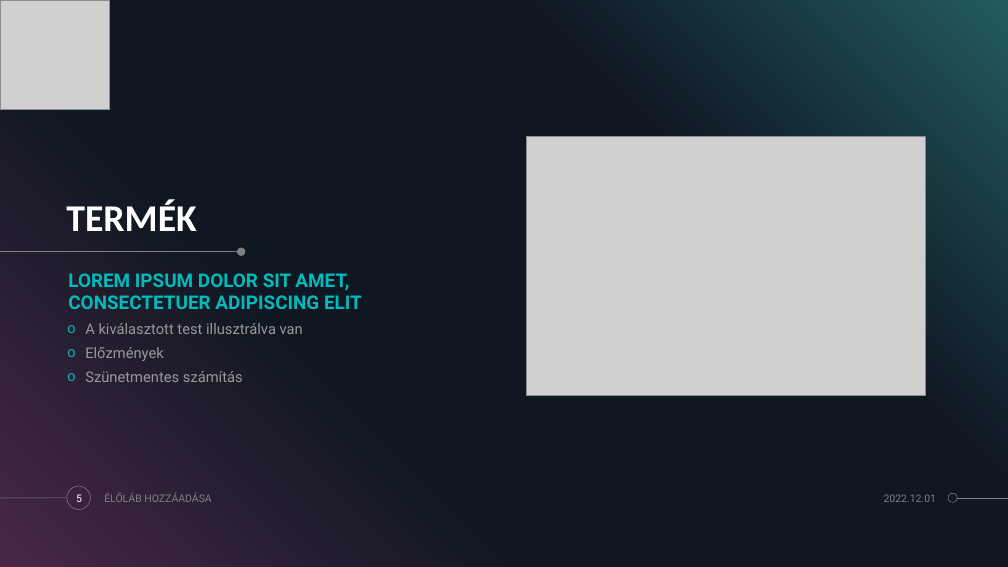
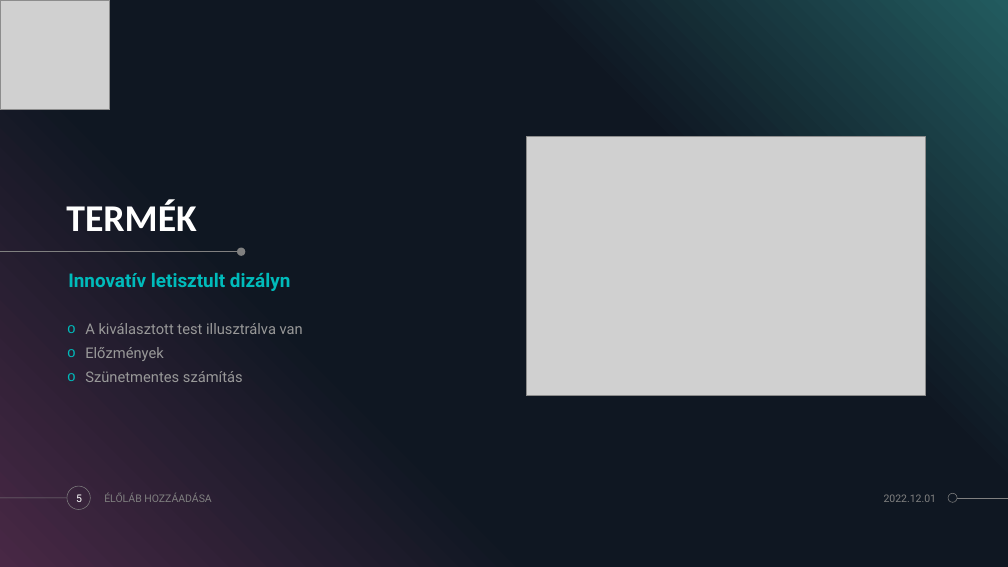
Before and after one commit to zamboilles21/terfelszinszamitas, a slide deck: slide 5 of documentation/PPT/TerFelSzoft.pptx. Drawn at 1008x567 pixels with LibreOffice and Linux fonts; fonts in the diff are those of the drawing; grey boxes stand for pictures; background and template pictures are left out. Boxes give left, top, right and bottom in pixels: in the first picture for what was removed or moved away, otherwise in the second. Text is boxed around its words. In the diff, an @@ line names an element or a change of style, - is before the commit and + after.

```diff
--- a/documentation/PPT/TerFelSzoft.pptx
+++ b/documentation/PPT/TerFelSzoft.pptx
@@ text at (68,273,290,291): text changed @@
-LOREM IPSUM DOLOR SIT AMET, CONSECTETUER ADIPISCING ELIT
+Innovatív letisztult dizályn
```
Also in this commit, not shown: 2 other slides changed.
